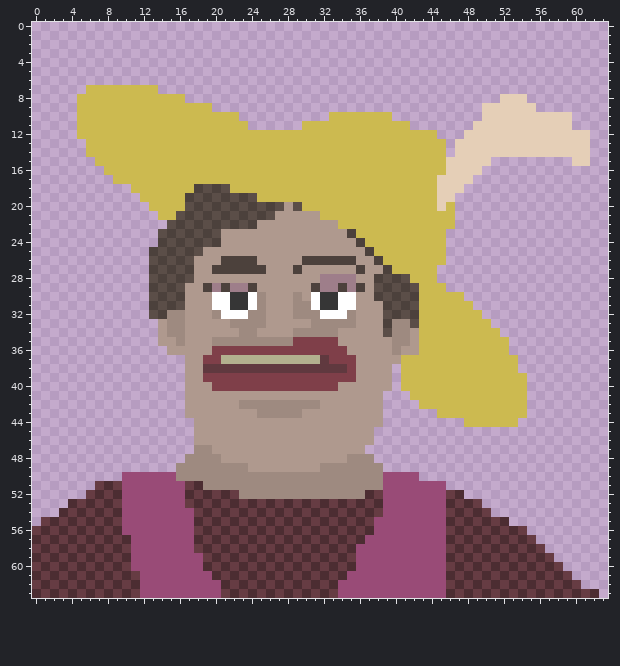
Pixel-art sprite: sprites/spr_fp_face/9a0deafb-9c5c-48db-b4c5-e5865f64de49.png. Above, as it was before the edit.
The file is 64x64 pixels.
The result:
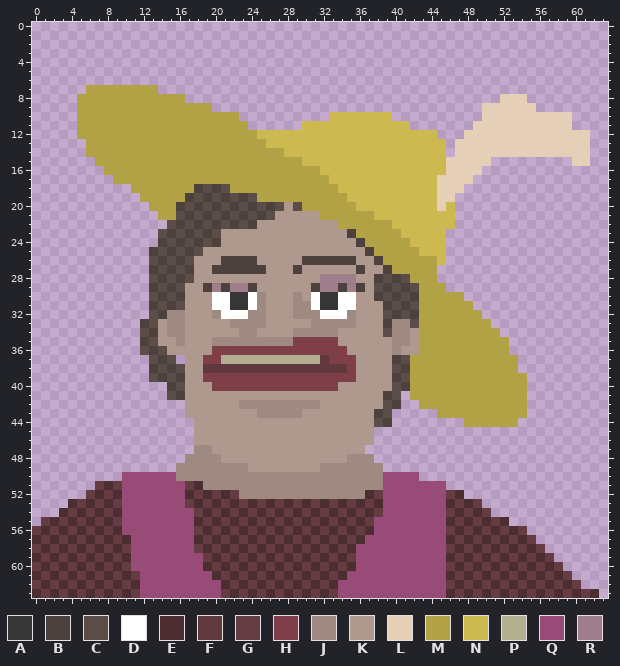
Palette (. is transparent): A #363636  B #4c413c  C #5b4e48  D #ffffff  E #4c2d32  F #60393f  G #663c43  H #7f3f49  J #9e8a80  K #af998e  L #e5cfb7  M #b2a246  N #ccba50  P #b2b08e  Q #994b77  R #9e7e8a
Change:
{"y":7,"x":6,"old":"NNNNNNNN","new":"MMMMMMMM"}
{"y":8,"x":5,"old":"NNNNNNNNNNNN","new":"MMMMMMMMMMMM"}
{"y":9,"x":5,"old":"NNNNNNNNNNNNNNN","new":"MMMMMMMMMMMMMMM"}
{"y":10,"x":5,"old":"NNNNNNNNNNNNNNNNNN","new":"MMMMMMMMMMMMMMMMMM"}
{"y":11,"x":5,"old":"NNNNNNNNNNNNNNNNNNN","new":"MMMMMMMMMMMMMMMMMMM"}
{"y":12,"x":5,"old":"NNNNNNNNNNNNNNNNNNNN","new":"MMMMMMMMMMMMMMMMMMMM"}
{"y":13,"x":6,"old":"NNNNNNNNNNNNNNNNNNNN","new":"MMMMMMMMMMMMMMMMMMMM"}
{"y":14,"x":6,"old":"NNNNNNNNNNNNNNNNNNNNNN","new":"MMMMMMMMMMMMMMMMMMMMMM"}
{"y":15,"x":7,"old":"NNNNNNNNNNNNNNNNNNNNNNN","new":"MMMMMMMMMMMMMMMMMMMMMMM"}
{"y":16,"x":8,"old":"NNNNNNNNNNNNNNNNNNNNNNNN","new":"MMMMMMMMMMMMMMMMMMMMMMMM"}
{"y":17,"x":9,"old":"NNNNNNNNNNNNNNNNNNNNNNNN","new":"MMMMMMMMMMMMMMMMMMMMMMMM"}
{"y":18,"x":11,"old":"NNNNNNN","new":"MMMMMMM"}
{"y":18,"x":22,"old":"NNNNNNNNNNNN","new":"MMMMMMMMMMMM"}
{"y":19,"x":12,"old":"NNNNN","new":"MMMMM"}
{"y":19,"x":25,"old":"NNNNNNNNNN","new":"MMMMMMMMMM"}
{"y":20,"x":13,"old":"NNNN","new":"MMMB"}
{"y":20,"x":30,"old":"NNNNNN","new":"MMMMMM"}
{"y":21,"x":14,"old":"NN","new":"MM"}
{"y":21,"x":32,"old":"NNNNNN","new":"MMMMMM"}
{"y":22,"x":34,"old":"NNNNNN","new":"MMMMMM"}
{"y":23,"x":36,"old":"NNNNN","new":"MMMMM"}
{"y":24,"x":37,"old":"NNNNN","new":"MMMMM"}
{"y":25,"x":38,"old":"NNNNN","new":"MMMMM"}
{"y":26,"x":39,"old":"NNNNNN","new":"MMMMMM"}
{"y":27,"x":40,"old":"NNNNN","new":"MMMMM"}
{"y":28,"x":42,"old":"NNN","new":"MMM"}
{"y":29,"x":43,"old":"NNN","new":"MMM"}
{"y":30,"x":43,"old":"NNNNN","new":"MMMMM"}
{"y":31,"x":43,"old":"NNNNNN","new":"MMMMMM"}
{"y":32,"x":43,"old":"NNNNNNN","new":"MMMMMMM"}
{"y":33,"x":12,"old":"..","new":"BC"}
{"y":33,"x":43,"old":"NNNNNNNN","new":"MMMMMMMM"}
{"y":34,"x":12,"old":"..","new":"CB"}
{"y":34,"x":43,"old":"NNNNNNNNN","new":"MMMMMMMMM"}
{"y":35,"x":12,"old":"..","new":"BC"}
{"y":35,"x":43,"old":"NNNNNNNNNN","new":"MMMMMMMMMM"}
{"y":36,"x":12,"old":"...","new":"CBC"}
{"y":36,"x":43,"old":"NNNNNNNNNN","new":"MMMMMMMMMM"}
{"y":37,"x":13,"old":"...","new":"CBC"}
{"y":37,"x":40,"old":"KNNNNNNNNNNNNN","new":"BCMMMMMMMMMMMM"}
{"y":38,"x":13,"old":"....","new":"BCBC"}
{"y":38,"x":40,"old":".NNNNNNNNNNNNN","new":"CBMMMMMMMMMMMM"}
{"y":39,"x":13,"old":"....","new":"CBCB"}
{"y":39,"x":40,"old":".NNNNNNNNNNNNNN","new":"BCMMMMMMMMMMMMM"}
{"y":40,"x":15,"old":"..","new":"BC"}
{"y":40,"x":40,"old":".NNNNNNNNNNNNNN","new":"CBMMMMMMMMMMMMM"}
{"y":41,"x":15,"old":"..","new":"CB"}
{"y":41,"x":39,"old":"..","new":"BC"}
{"y":41,"x":42,"old":"NNNNNNNNNNNNN","new":"MMMMMMMMMMMMM"}
{"y":42,"x":39,"old":"..","new":"CB"}
{"y":42,"x":43,"old":"NNNNNNNNNNNN","new":"MMMMMMMMMMMM"}
{"y":43,"x":38,"old":"K.","new":"BC"}
{"y":43,"x":45,"old":"NNNNNNNNNN","new":"MMMMMMMMMM"}
{"y":44,"x":38,"old":"K.","new":"CB"}
{"y":44,"x":48,"old":"NNNNNN","new":"MMMMMM"}
